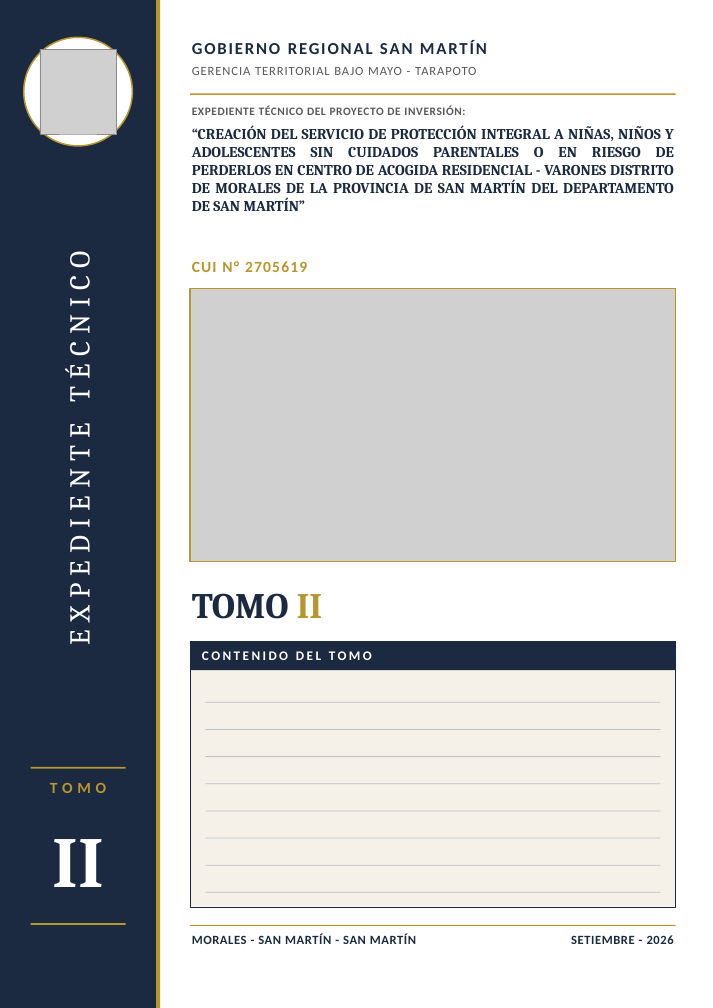
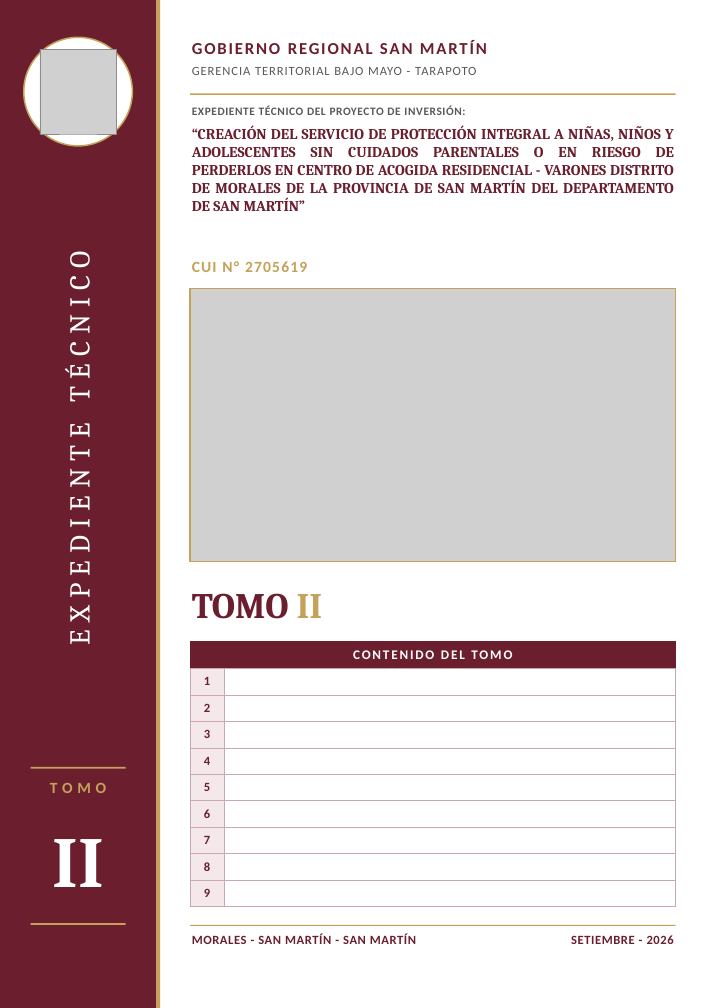
Before and after one commit to josedelcarmenpizarrosuarez10-debug/holaaa, a slide deck: slide 2 of entregables_varones/CARATULAS_TOMOS_I_AL_X_CAR_VARONES.pptx. Drawn at 713x1008 pixels with LibreOffice and Linux fonts; fonts in the diff are those of the drawing; grey boxes stand for pictures. Boxes give left, top, right and bottom in pixels: in the first picture for what was removed or moved away, otherwise in the second. Text is boxed around its words. In the diff, an @@ line names an element or a change of style, - is before the commit and + after.

```diff
--- a/entregables_varones/CARATULAS_TOMOS_I_AL_X_CAR_VARONES.pptx
+++ b/entregables_varones/CARATULAS_TOMOS_I_AL_X_CAR_VARONES.pptx
@@ rectangle at [0,0,156,1008]: fill #1B2A41 to #6B1F2E @@
@@ ellipse at [24,37,133,146]: outline #B8962E 1.25 pt to #C5A15A 1.25 pt @@
@@ text "CUI N° 2705619" at [192,261,307,272]: text colour #B8962E to #C5A15A @@
@@ rectangle at [190,289,675,562]: outline #B8962E 1.5 pt to #C5A15A 1.5 pt @@
@@ text "TOMO II" at [192,593,323,619]: text colour #1B2A41 to #6B1F2E in "TOMO"; text colour #B8962E to #C5A15A in "II" @@
@@ rectangle removed at [190,641,675,908] @@
@@ rectangle removed at [190,641,675,670] @@
@@ table added at [190,641,675,907], 10 rows, 2 columns @@
+CONTENIDO DEL TOMO | 
+1 | 
+2 | 
+3 | 
+4 | 
+5 | 
+6 | 
+7 | 
+8 | 
+9 | 
@@ text removed at [202,651,372,660] @@
-CONTENIDO DEL TOMO
@@ rectangle removed at [205,702,660,703] @@
@@ rectangle removed at [205,729,660,730] @@
@@ text "TOMO" at [50,783,106,793]: text colour #B8962E to #C5A15A @@
@@ rectangle removed at [205,756,660,757] @@
@@ rectangle removed at [205,784,660,785] @@
@@ rectangle removed at [205,810,660,811] @@
@@ rectangle removed at [205,838,660,839] @@
@@ rectangle removed at [205,865,660,866] @@
@@ rectangle removed at [205,892,660,893] @@
@@ fill #B8962E to #C5A15A in 5 elements at [156,0,160,1008], [190,93,675,95], [30,767,125,769], [30,923,125,925], [190,925,675,926] @@
@@ text colour #1B2A41 to #6B1F2E in 4 elements at [190,37,675,64], [192,125,674,211], [192,934,416,944], [571,935,674,944] @@
```
Also in this commit, not shown: 9 other slides changed, 8 other files.
